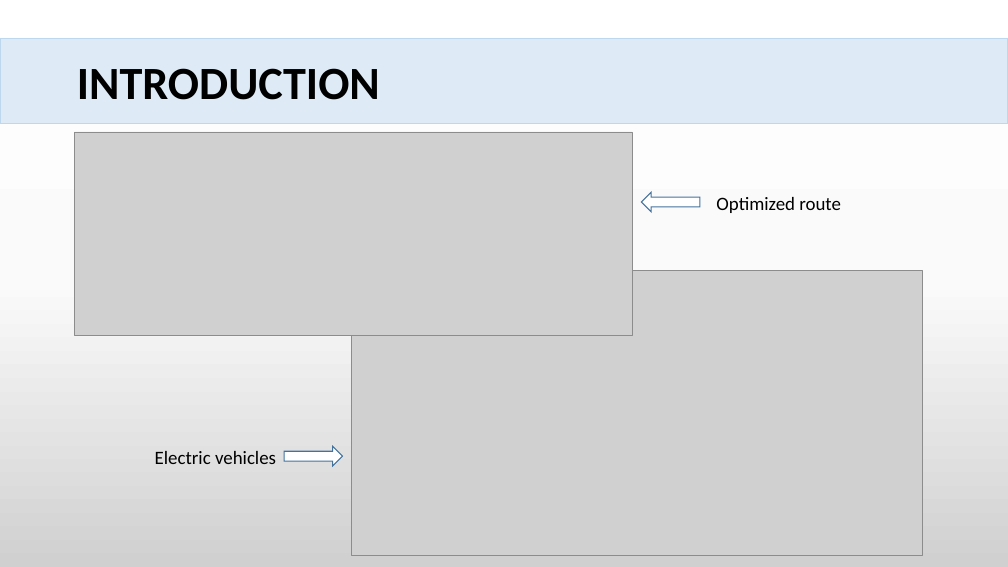
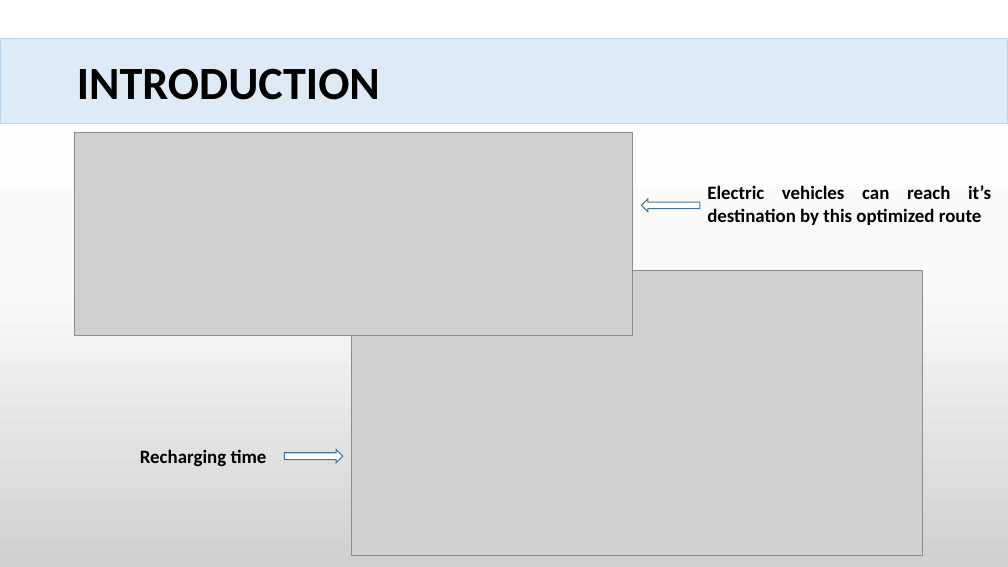
Before and after one commit to PS8-ItineraireOptimal/Documentation, a slide deck: slide 2 of presentation/Nouveau Présentation Microsoft PowerPoint.pptx. Drawn at 1008x567 pixels with LibreOffice and Linux fonts; fonts in the diff are those of the drawing; grey boxes stand for pictures. Boxes give left, top, right and bottom in pixels: in the first picture for what was removed or moved away, otherwise in the second. Text is boxed around its words. In the diff, an @@ line names an element or a change of style, - is before the commit and + after.

```diff
--- a/presentation/Nouveau Présentation Microsoft PowerPoint.pptx
+++ b/presentation/Nouveau Présentation Microsoft PowerPoint.pptx
@@ right arrow: place and size @@
-right arrow at (641,192,699,212)
+right arrow at (641,199,699,212)
@@ text at (707,185,991,225): text changed; bold on @@
-Optimized route
+Electric vehicles can reach it’s destination by this optimized route
@@ text at (140,449,267,466): text changed; bold on @@
-Electric vehicles
+Recharging time
```
Also in this commit, not shown: 2 other slides changed.
